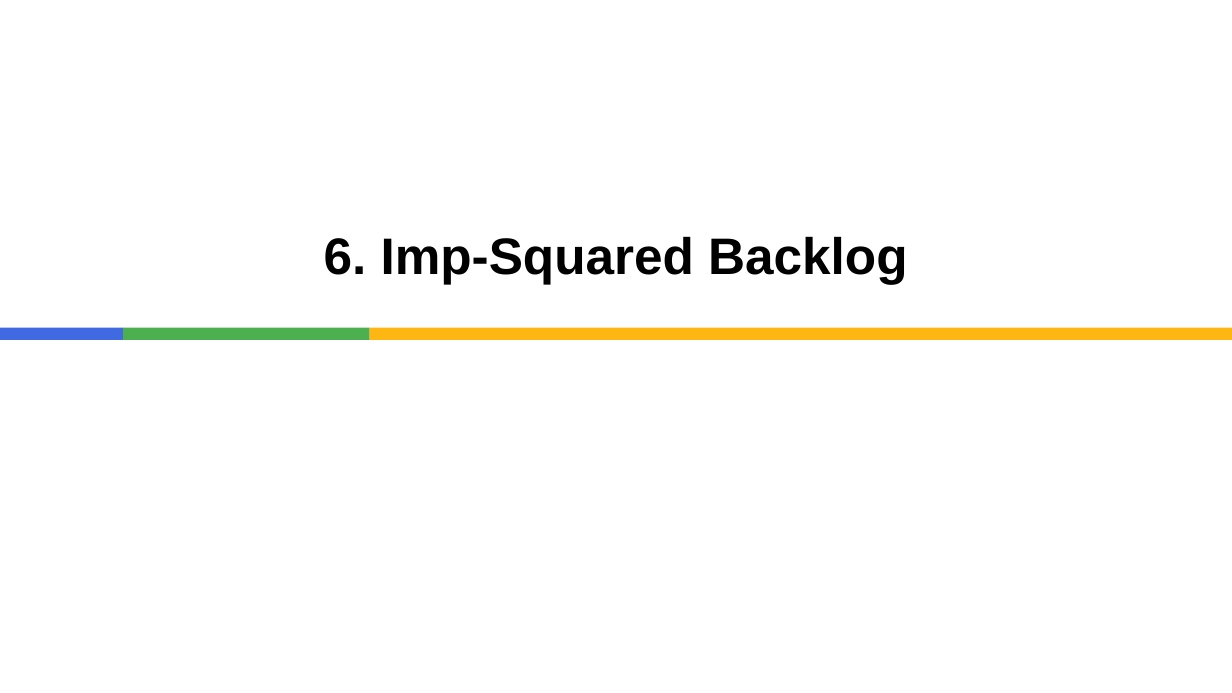
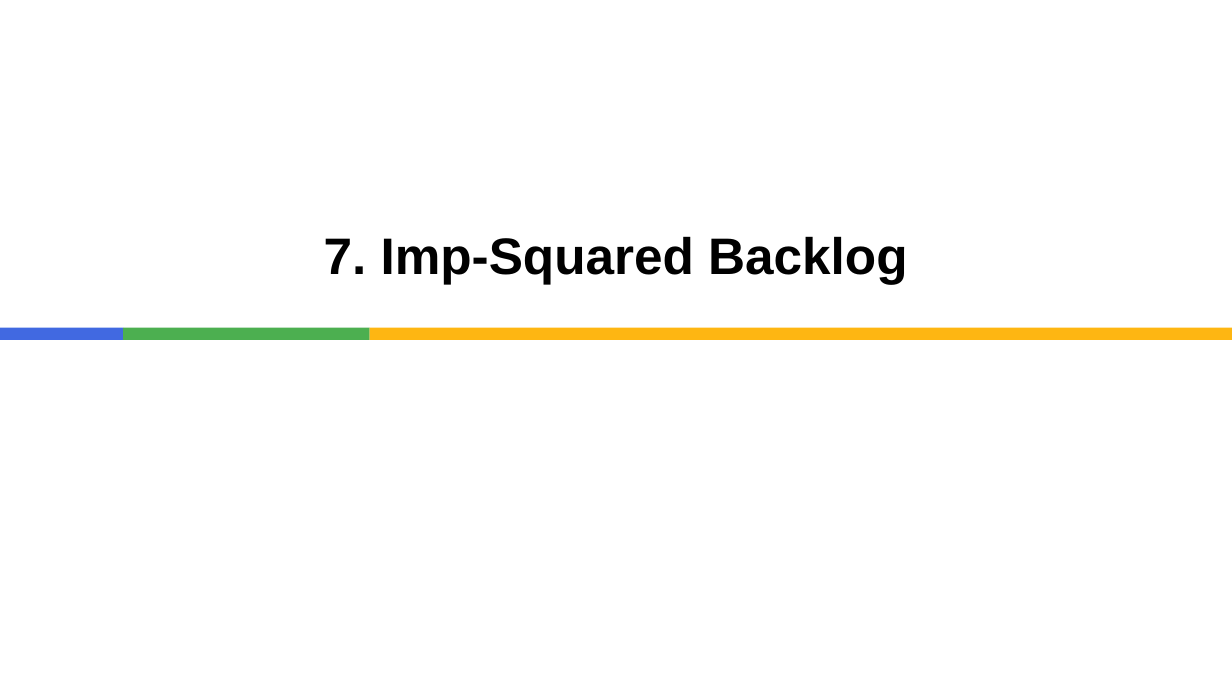
Before and after one commit to dirkriehle/amos-course, a slide deck: slide 49 of Lecture slides/AMOS B01 - Team and Tools.pptx (slide 38 before the commit). Drawn at 1232x693 pixels with LibreOffice and Linux fonts; fonts in the diff are those of the drawing. Boxes give left, top, right and bottom in pixels: in the first picture for what was removed or moved away, otherwise in the second. Text is boxed around its words. In the diff, an @@ line names an element or a change of style, - is before the commit and + after.

```diff
--- a/Lecture slides/AMOS B01 - Team and Tools.pptx
+++ b/Lecture slides/AMOS B01 - Team and Tools.pptx
@@ title at bbox=[324, 236, 907, 284]: text changed @@
-6. Imp-Squared Backlog
+7. Imp-Squared Backlog
```
Also in this commit, not shown: 9 other slides changed, 3 slides added, 1 slide removed, 15 other files.
